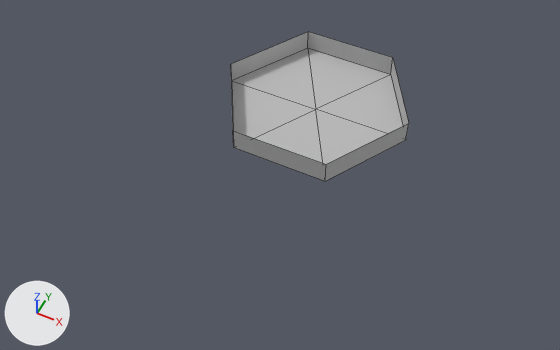
What one commit did to the FBX model Assets/Environment/BossRoom/Floor_BossRoomHexagon.fbx.
Both versions are drawn from a 50 mm camera at (30.6, -72.3, 74.0) aimed at (-0.2, -10.7, -3.0). Arrows for +X, +Y and +Z are at lower left; the lights stay in place. Mesh edges are drawn as thin lines. Where no turn or scale is listed for an object, it has been applied to the vertices.

In view in the first picture: 'Floor', 'Wall'.
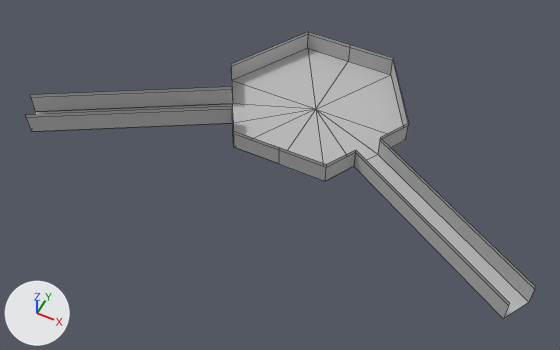
Commit message: Newer* Boss Room - First Pass

What differs and where, as boxes [x1, y1, x2, y2] in the pictures (560 x 350 px):
'Wall', reshaped (185% wider, 92% taller)
    before: [231, 32, 409, 181]
    after: [26, 32, 536, 319]
'Floor', reshaped
    before: [232, 49, 403, 164]
    after: [35, 49, 528, 318]
part 2 of me_mesh, built on
    before: [232, 53, 388, 164]
    after: [35, 53, 528, 318]

Patch to the scene script:
```diff
--- a/Assets/Environment/BossRoom/Floor_BossRoomHexagon.fbx.py
+++ b/Assets/Environment/BossRoom/Floor_BossRoomHexagon.fbx.py
@@ me_mesh_001 @@
 # used by ob_wall; location = (0.0, 0.0, 0.0)
-me_mesh_001.from_pydata(...)  # 12 vertices, 6 faces; spans x -13.2..13.2, y -11.4..11.4, z 0.0..3.1
+me_mesh_001.from_pydata(...)  # 48 vertices, 28 faces; spans x -34.3..34.3, y -21.1..11.4, z 0.0..3.1
+# me_mesh_001 part 1
+# 6 faces are deleted
+# 12 vertices are added at x -10.8..10.8, y -7.5..-4.1, z 0.0..3.1
+# 6 new vertices lie (0.0, 0.0, 2.6) away from vertices in x -13.2..13.2, y -11.4..11.4, z 0.0
+# 6 new vertices lie (6.6, 0.0, 0.0) away from vertices in x -6.6, y -11.4..11.4, z 0.0..3.1
+# 6 new vertices lie (-23.5, -13.6, 0.0) away from vertices in x -10.8..-8.9, y -7.5..-4.1, z 0.0..3.1
+# 6 new vertices lie (23.5, -13.6, 0.0) away from vertices in x 8.9..10.8, y -7.5..-4.1, z 0.0..3.1
+# 28 new faces join them
 me_mesh_001.materials.append(mat_lambert1)
@@ me_mesh @@
 me_mesh.from_pydata(...)  # 7 vertices, 6 faces; spans x -13.2..13.2, y -11.4..11.4, z 0.0
 # used by ob_floor; location = (0.0, 0.0, 0.0)
 # verts and faces of me_mesh; kept vertices keep their numbers, new ones are numbered from 7
 # before: 0 (6.6, 11.4, 0.0) at pixel (390, 74), 1 (-6.6, 11.4, 0.0) at pixel (307, 48), 2 (-13.2, 0.0, 0.0) at pixel (231, 80), 3 (-6.6, -11.4, 0.0) at pixel (233, 147), 4 (6.6, -11.4, 0.0) at pixel (325, 181)
 # before: 5 (13.2, 0.0, 0.0) at pixel (405, 139), 6 (0.0, 0.0, 0.0) at pixel (315, 109)
+# me_mesh part 2
+delete_faces([(0, 1, 6), (2, 3, 6), (3, 4, 6), (4, 5, 6)])
+verts[7] = (0.0, 11.4, 0.0)  # pixel (348, 61)
+verts[8] = (-8.9, -7.5, 0.0)  # pixel (233, 123)
+verts[9] = (-10.8, -4.1, 0.0)  # pixel (232, 103)
+verts[10] = (0.0, -11.4, 0.0)  # pixel (278, 163)
+verts[11] = (-34.3, -17.7, 0.0)  # pixel (35, 111)
+verts[12] = (-32.4, -21.1, 0.0)  # pixel (31, 131)
+verts[13] = (8.9, -7.5, 0.0)  # pixel (353, 166)
+verts[14] = (10.8, -4.1, 0.0)  # pixel (377, 154)
+verts[15] = (32.4, -21.1, 0.0)  # pixel (503, 318)
+verts[16] = (34.3, -17.7, 0.0)  # pixel (528, 302)
+faces += [(1, 6, 7), (6, 9, 8), (3, 10, 6), (2, 9, 6), (3, 6, 8), (8, 9, 11, 12)]
+faces += [(0, 7, 6), (6, 13, 14), (4, 6, 10), (5, 6, 14), (4, 13, 6), (13, 15, 16, 14)]
 me_mesh.materials.append(mat_lambert1)
```
